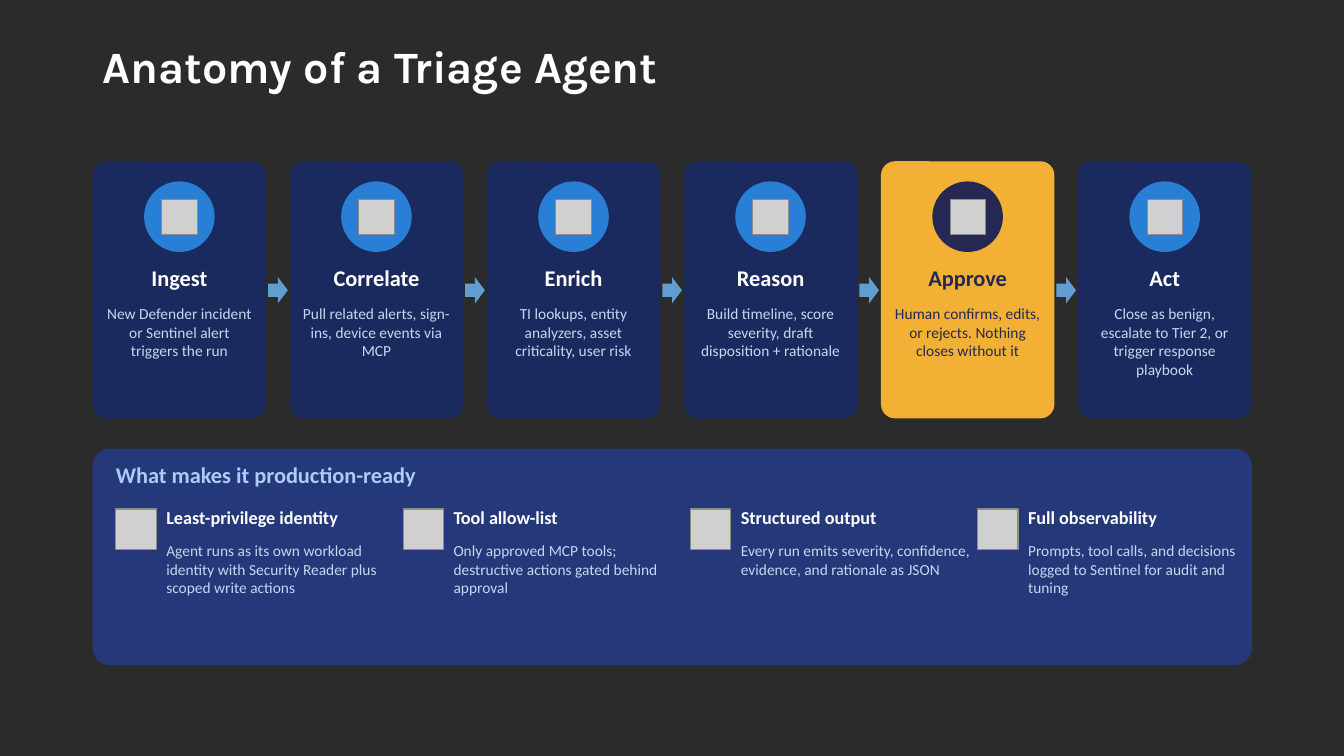
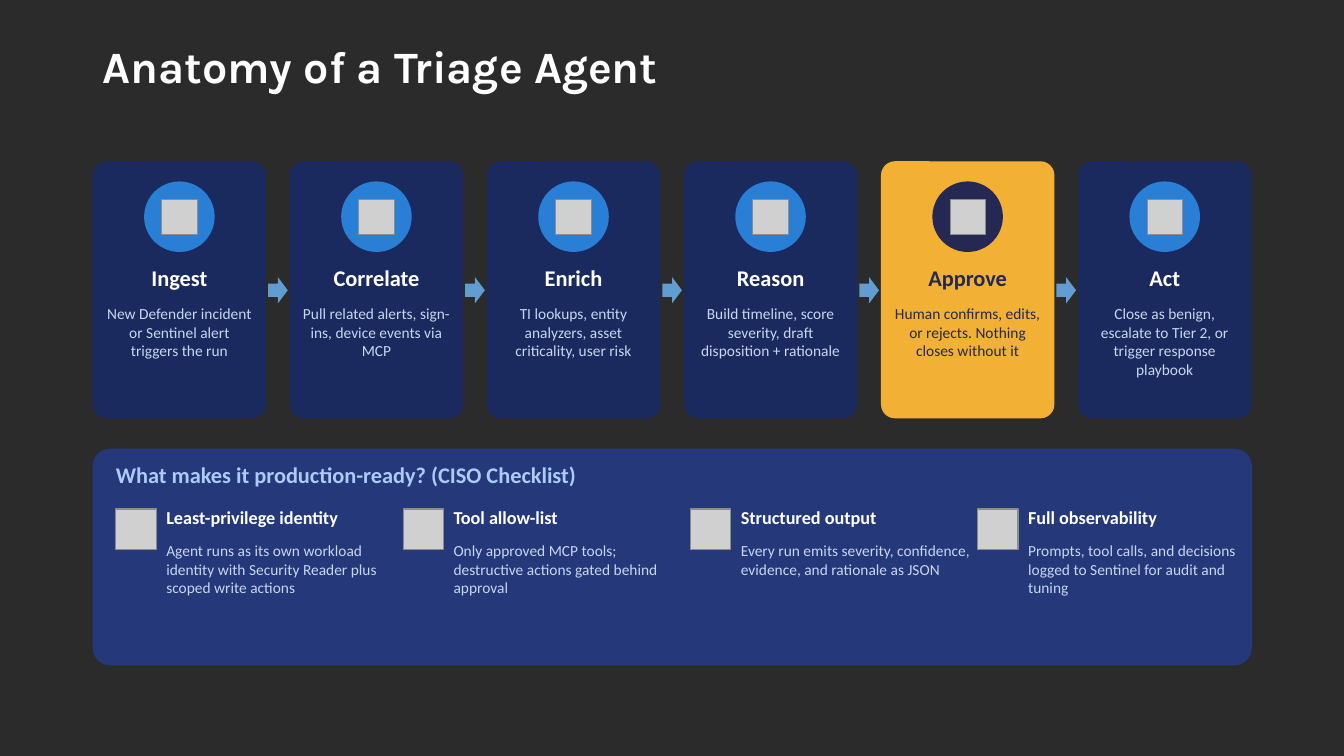
Before and after one commit to rod-trent/MMSMOA, a slide deck: slide 16 of SlideDecks/Empowering SOC Teams - MMS Midway 2026.pptx. Drawn at 1344x756 pixels with LibreOffice and Linux fonts; fonts in the diff are those of the drawing; grey boxes stand for pictures; background and template pictures are left out; a plain dark background stands for a picture behind light text. Boxes give left, top, right and bottom in pixels: in the first picture for what was removed or moved away, otherwise in the second. Text is boxed around its words. In the diff, an @@ line names an element or a change of style, - is before the commit and + after.

```diff
--- a/SlideDecks/Empowering SOC Teams - MMS Midway 2026.pptx
+++ b/SlideDecks/Empowering SOC Teams - MMS Midway 2026.pptx
@@ text at (116,466,575,487): text changed @@
-What makes it production-ready
+What makes it production-ready? (CISO Checklist)
```
Also in this commit, not shown: 14 other slides changed, 1 other file.
